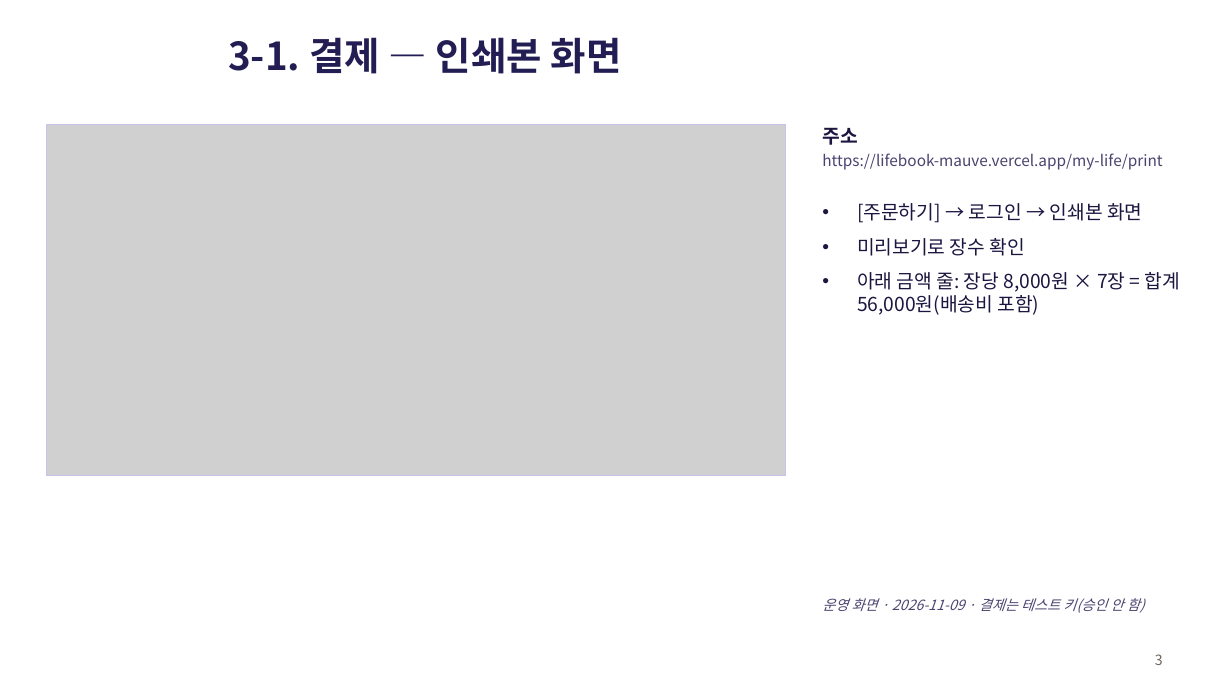
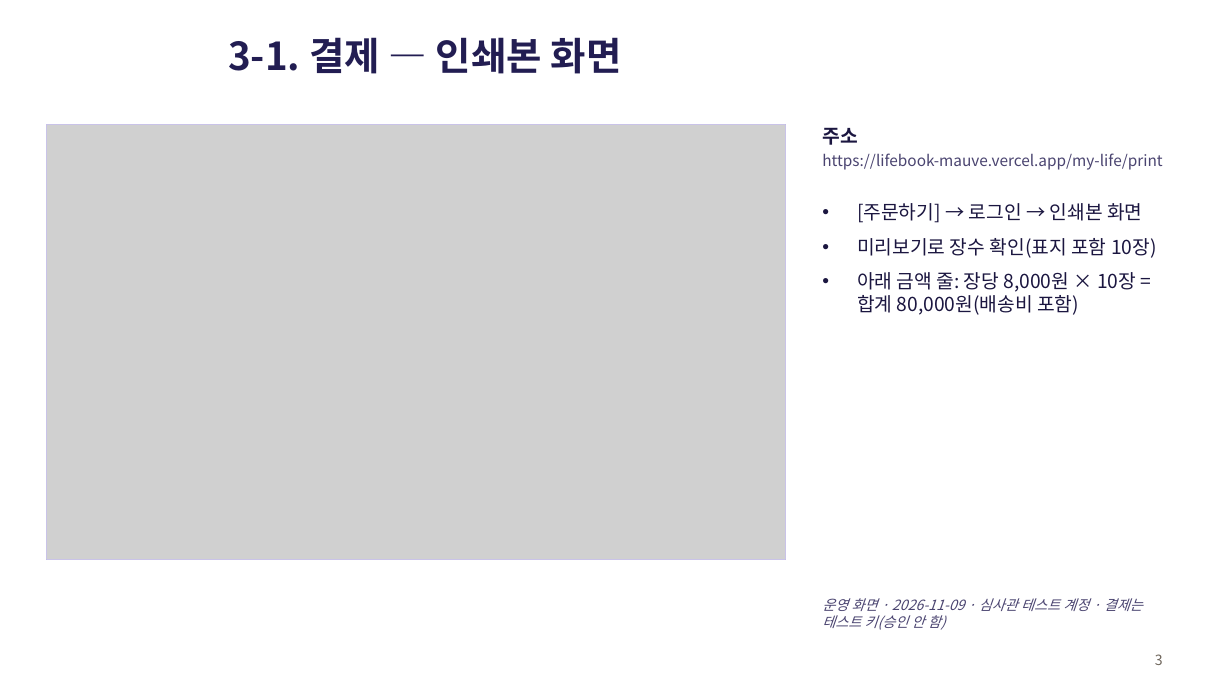
Before and after one commit to sml122900/lifebook, a slide deck: slide 3 of docs/toss/lifebook-결제경로.pptx. Drawn at 1232x693 pixels with LibreOffice and Linux fonts; fonts in the diff are those of the drawing; grey boxes stand for pictures. Boxes give left, top, right and bottom in pixels: in the first picture for what was removed or moved away, otherwise in the second. Text is boxed around its words. In the diff, an @@ line names an element or a change of style, - is before the commit and + after.

```diff
--- a/docs/toss/lifebook-결제경로.pptx
+++ b/docs/toss/lifebook-결제경로.pptx
@@ picture: place and size @@
-picture at <box>46,125,786,476</box>
+picture at <box>46,125,786,560</box>
@@ rectangle: place and size @@
-rectangle at <box>46,125,786,476</box>
+rectangle at <box>46,125,786,560</box>
@@ text at <box>857,238,1157,315</box>: text changed @@
-• 미리보기로 장수 확인
-• 아래 금액 줄: 장당 8,000원 × 7장 = 합계 56,000원(배송비 포함)
+• 미리보기로 장수 확인(표지 포함 10장)
+• 아래 금액 줄: 장당 8,000원 × 10장 = 합계 80,000원(배송비 포함)
@@ text at <box>822,598,1143,630</box>: text changed @@
-운영 화면 · 2026-11-09 · 결제는 테스트 키(승인 안 함)
+운영 화면 · 2026-11-09 · 심사관 테스트 계정 · 결제는 테스트 키(승인 안 함)
```
Also in this commit, not shown: 5 other slides changed, 2 other files.
